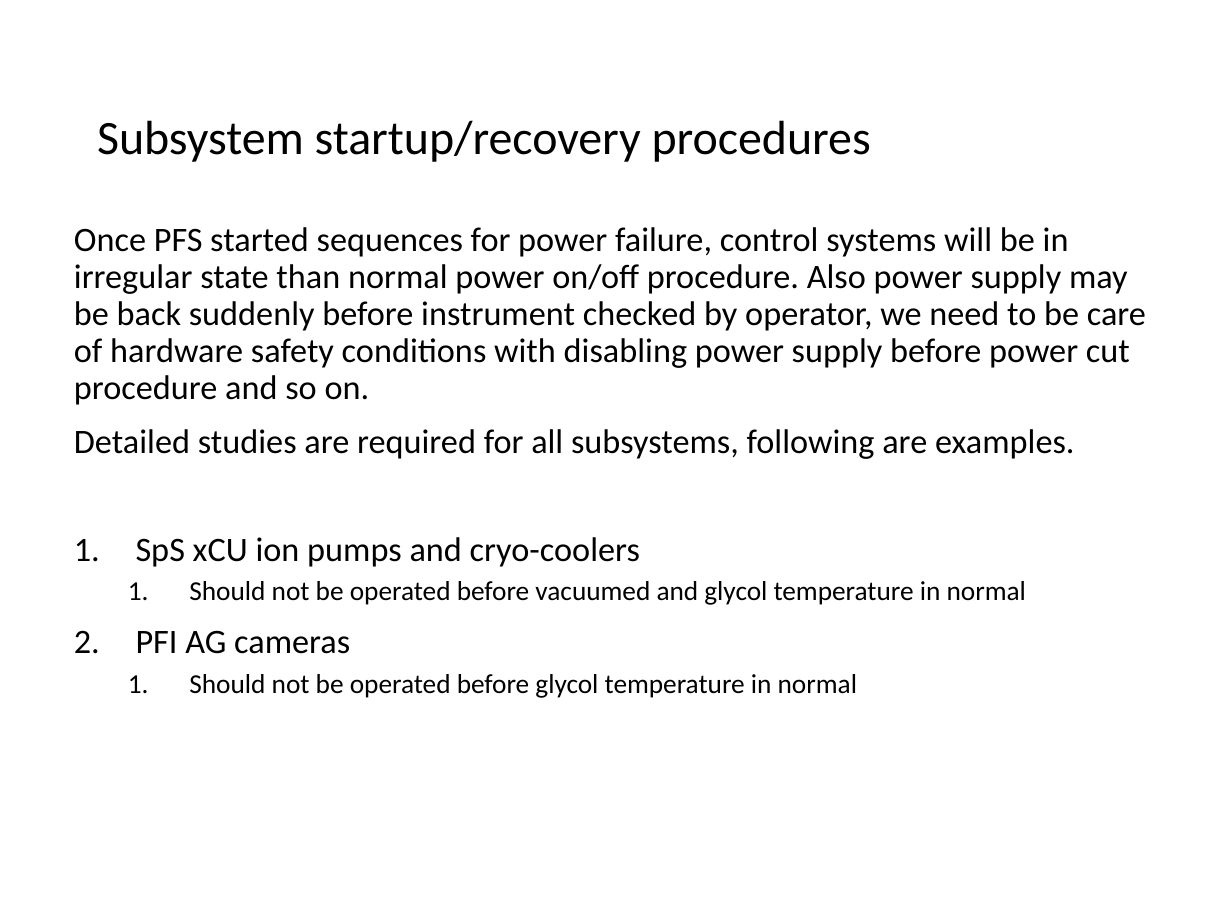
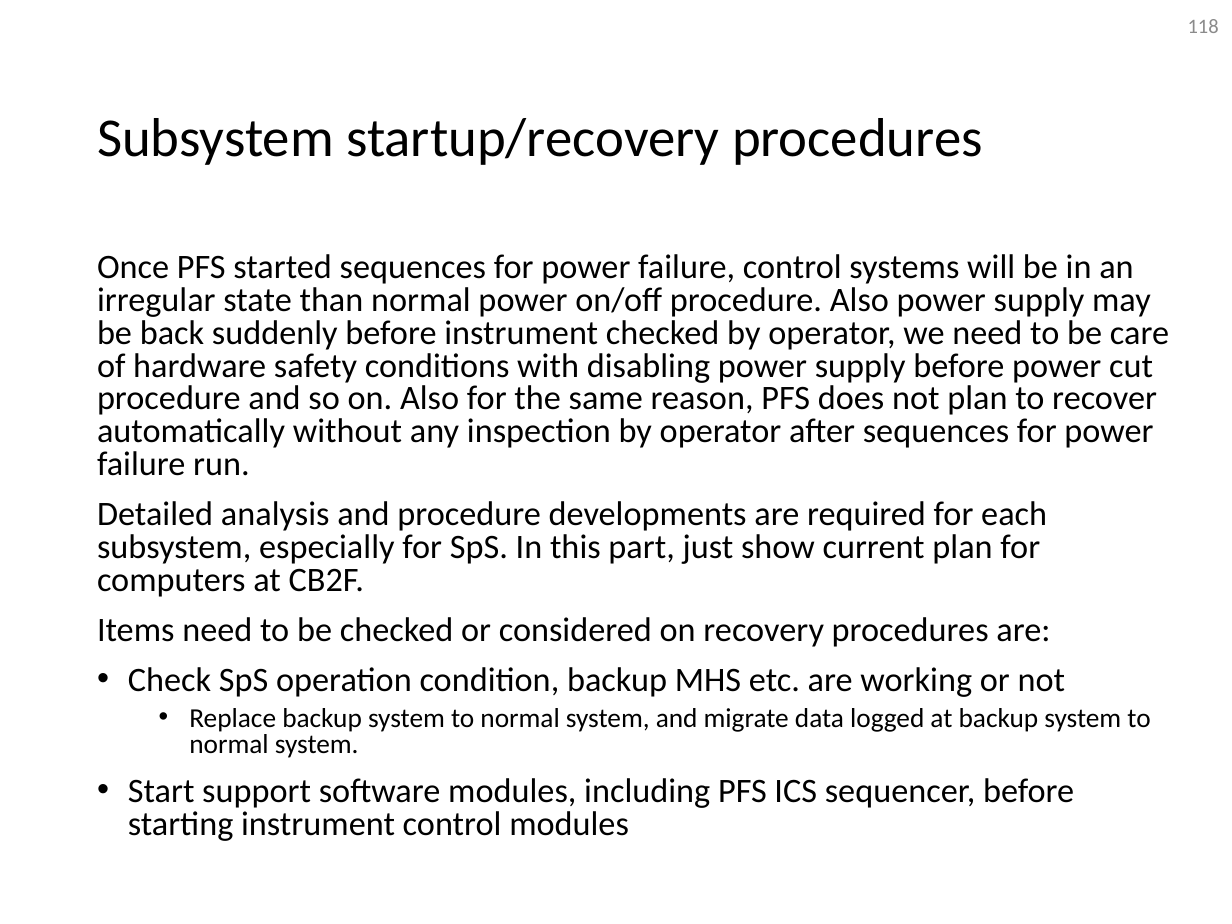
Before and after one commit to Subaru-PFS/ics_doc, a slide deck: slide 118 of SSN-00029.pptx (slide 94 before the commit). Drawn at 1232x924 pixels with LibreOffice and Linux fonts; fonts in the diff are those of the drawing. Boxes give left, top, right and bottom in pixels: in the first picture for what was removed or moved away, otherwise in the second. Text is boxed around its words. In the diff, an @@ line names an element or a change of style, - is before the commit and + after.

Commit message:
* Reorganized sections * Added draft text to all review sections

```diff
--- a/SSN-00029.pptx
+++ b/SSN-00029.pptx
@@ page number added at (1188, 19, 1219, 33), 12 pt, text #8C8C8C @@
+118
@@ title "Subsystem startup/recovery procedures" at (97, 118, 983, 165): size 28 to 32 pt @@
@@ text at (97, 254, 1169, 841): text changed @@
-Once PFS started sequences for power failure, control systems will be in irregular state than normal power on/off procedure. Also power supply may be back suddenly before instrument checked by operator, we need to be care of hardware safety conditions with disabling power supply before power cut procedure and so on.
-Detailed studies are required for all subsystems, following are examples.
-1. SpS xCU ion pumps and cryo-coolers
-  1. Should not be operated before vacuumed and glycol temperature in normal
-2. PFI AG cameras
-  1. Should not be operated before glycol temperature in normal
+Once PFS started sequences for power failure, control systems will be in an irregular state than normal power on/off procedure. Also power supply may be back suddenly before instrument checked by operator, we need to be care of hardware safety conditions with disabling power supply before power cut procedure and so on. Also for the same reason, PFS does not plan to recover automatically without any inspection by operator after sequences for power failure run.
+Detailed analysis and procedure developments are required for each subsystem, especially for SpS. In this part, just show current plan for computers at CB2F.
+Items need to be checked or considered on recovery procedures are:
+• Check SpS operation condition, backup MHS etc. are working or not
+  • Replace backup system to normal system, and migrate data logged at backup system to normal system.
+• Start support software modules, including PFS ICS sequencer, before starting instrument control modules
```
Also in this commit, not shown: 101 other slides changed, 28 slides added, 15 slides removed.
